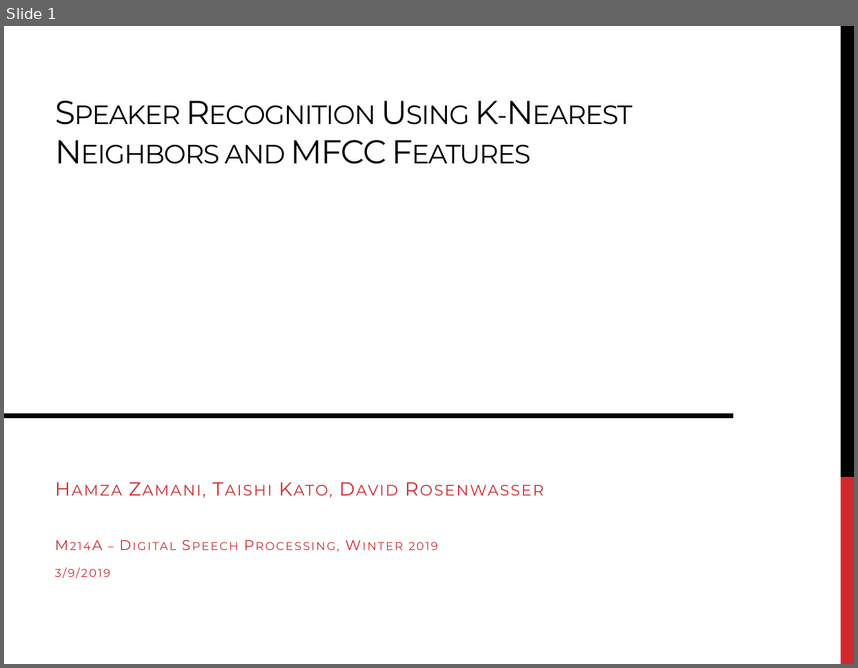
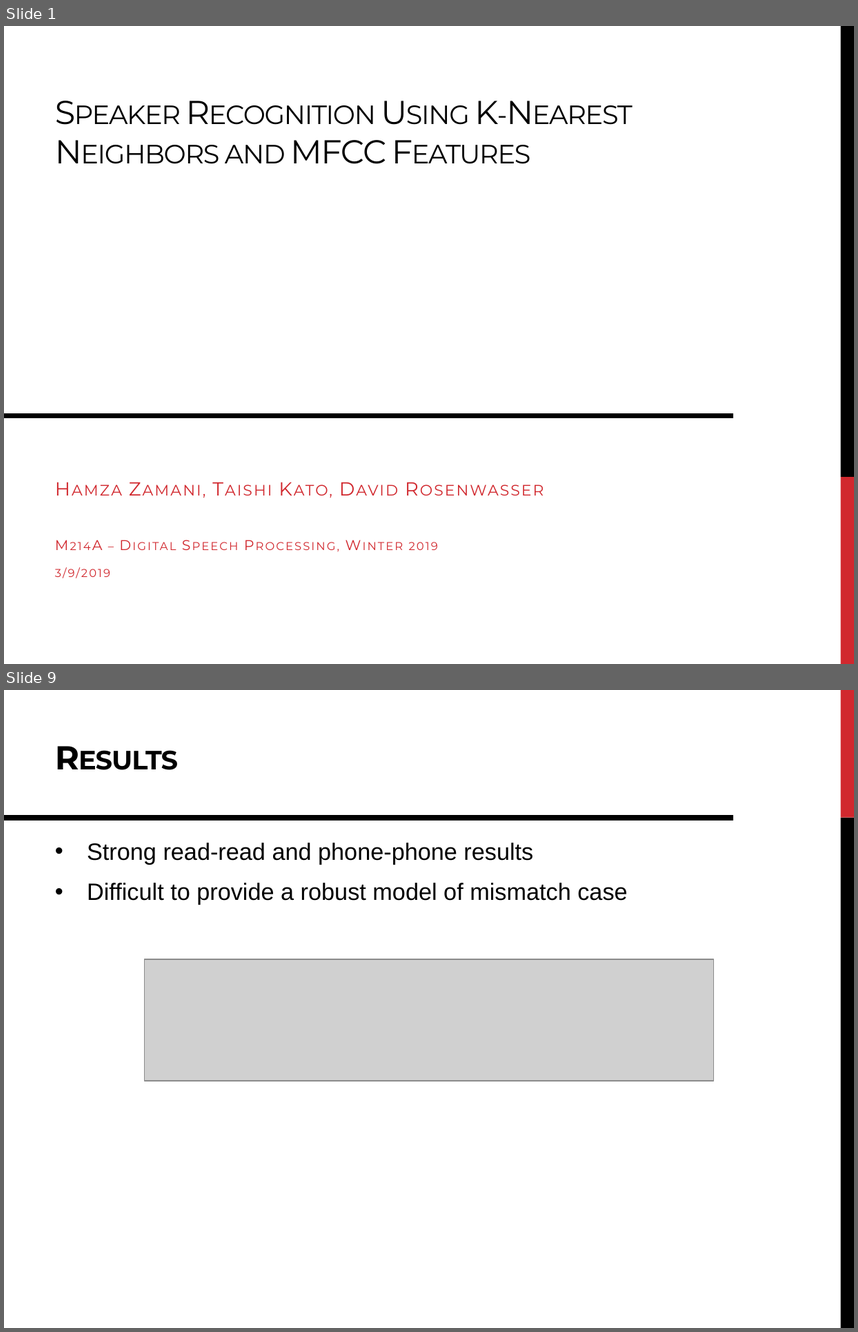
Before and after one commit to DavidRosenwasser/EE_M214A, a slide deck: Report/M214A Project Presentation.pptx. Shown one above the other, each under a label of ours: slide 1 before the commit, slides 1 and 9 after it; the slides between them are not shown. The pictures are 858x668 and 858x1332 pixels, drawn with LibreOffice and Linux fonts; fonts in the diff are those of the drawing; grey boxes stand for pictures. Boxes give left, top, right and bottom in pixels: in the first picture for what was removed or moved away, otherwise in the second. Text is boxed around its words. In the diff, an @@ line names an element or a change of style, - is before the commit and + after.

```diff
--- a/Report/M214A Project Presentation.pptx
+++ b/Report/M214A Project Presentation.pptx
@@ slide 9 added at <box>4,690,854,1328</box>, background #FFFFFF @@
@@ rectangle added at <box>840,690,854,818</box>, fill #D1282E @@
@@ line added from (4, 818) to (733, 818), #000000 4.5 pt @@
@@ rectangle added at <box>840,818,854,1328</box>, fill #000000 @@
@@ text added at <box>87,842,627,905</box>, 20 pt, text #000000 @@
+• Strong read-read and phone-phone results
+• Difficult to provide a robust model of mismatch case
@@ title added at <box>464,842,533,860</box>, 28 pt, text #000000, bold, small capitals @@
+Results
@@ picture added at <box>144,960,714,1081</box> @@
```
Also in this commit, not shown: 8 other slides added, 1 slide removed.
